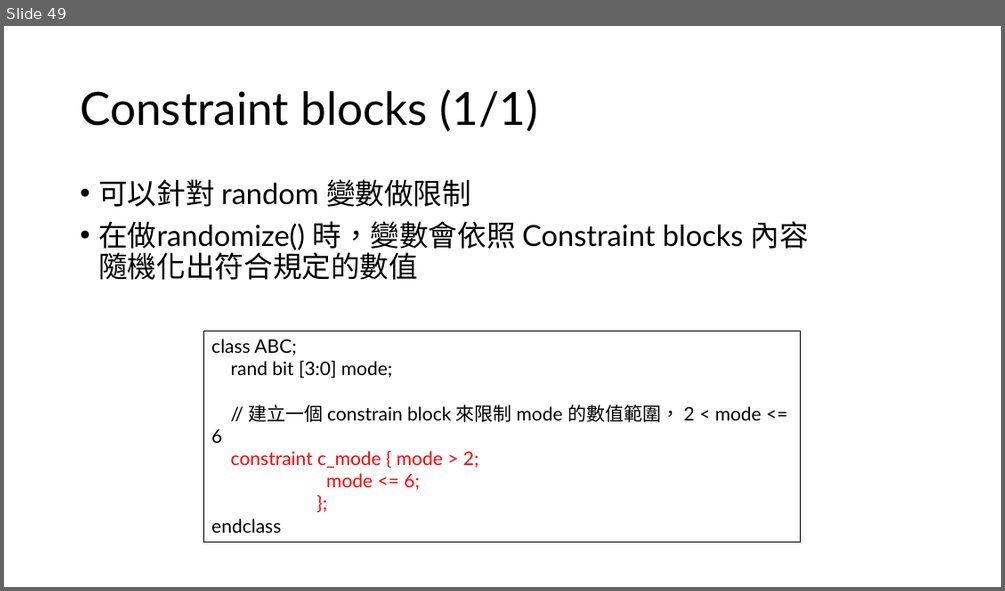
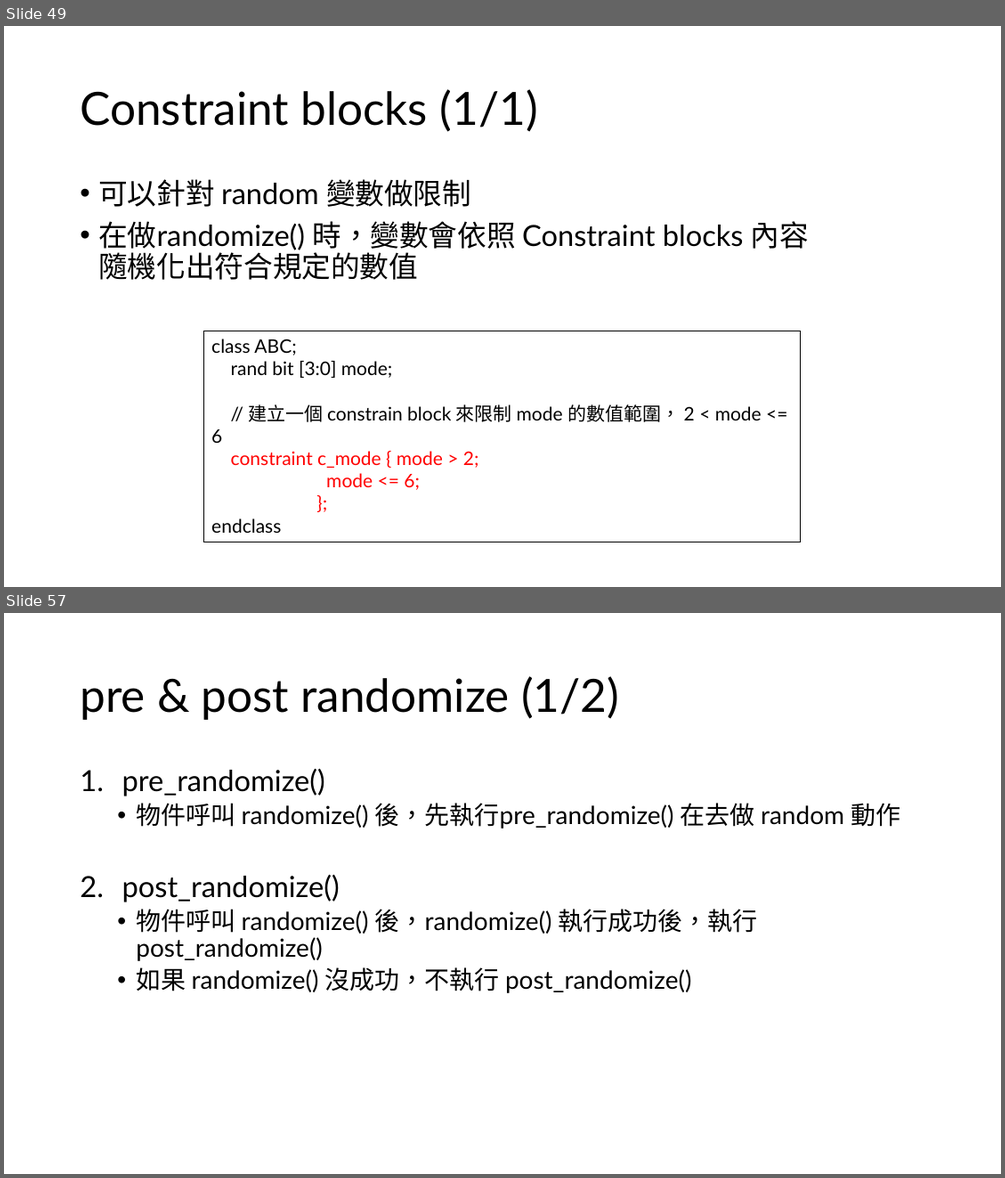
Before and after one commit to s9001055/DV_learning, a slide deck: systemverilog/SystemVerilog_語法學習.pptx. Shown one above the other, each under a label of ours: slide 49 before the commit, slides 49 and 57 after it; the slides between them are not shown. The pictures are 1005x591 and 1005x1178 pixels, drawn with LibreOffice and Linux fonts; fonts in the diff are those of the drawing. Boxes give left, top, right and bottom in pixels: in the first picture for what was removed or moved away, otherwise in the second. Text is boxed around its words. In the diff, an @@ line names an element or a change of style, - is before the commit and + after.

```diff
--- a/systemverilog/SystemVerilog_語法學習.pptx
+++ b/systemverilog/SystemVerilog_語法學習.pptx
@@ slide 57 added at box(4, 613, 1001, 1174), background #FFFFFF @@
@@ title added at box(80, 676, 619, 720), 44 pt, text #000000 @@
+pre & post randomize (1/2)
@@ text added at box(122, 769, 900, 993), 24 pt, text #000000 @@
+1. pre_randomize()
+  • 物件呼叫 randomize() 後，先執行pre_randomize() 在去做 random 動作
+2. post_randomize()
+  • 物件呼叫 randomize() 後，randomize() 執行成功後，執行 post_randomize()
+  • 如果 randomize() 沒成功，不執行 post_randomize()
```
Also in this commit, not shown: 2 slides changed, 13 other slides added, 2 other files.
